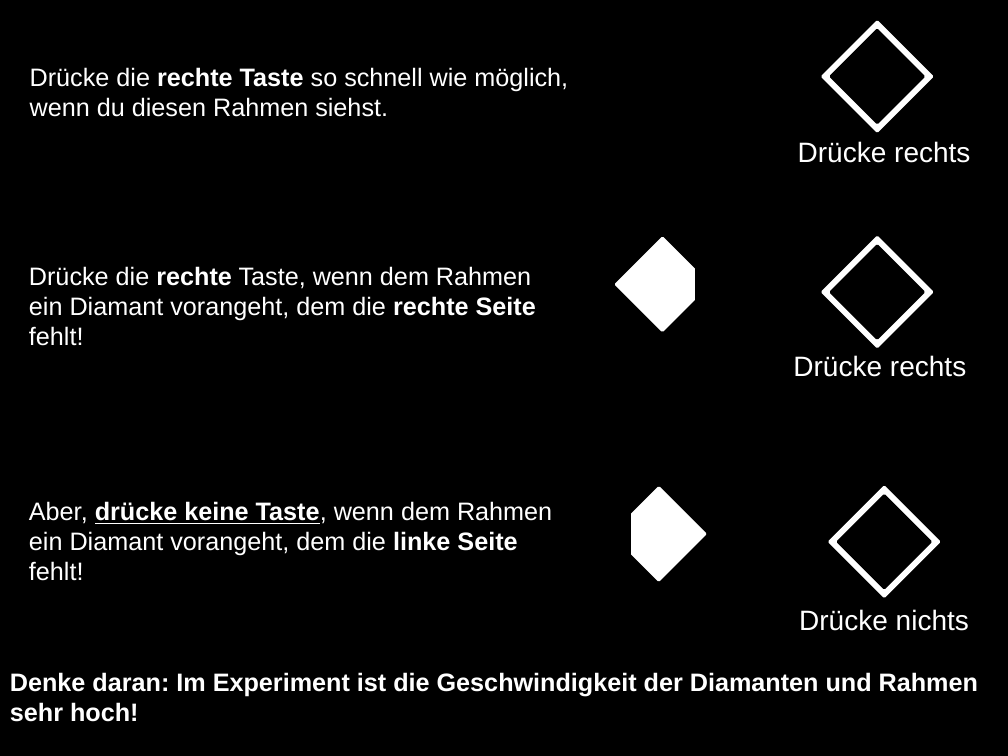
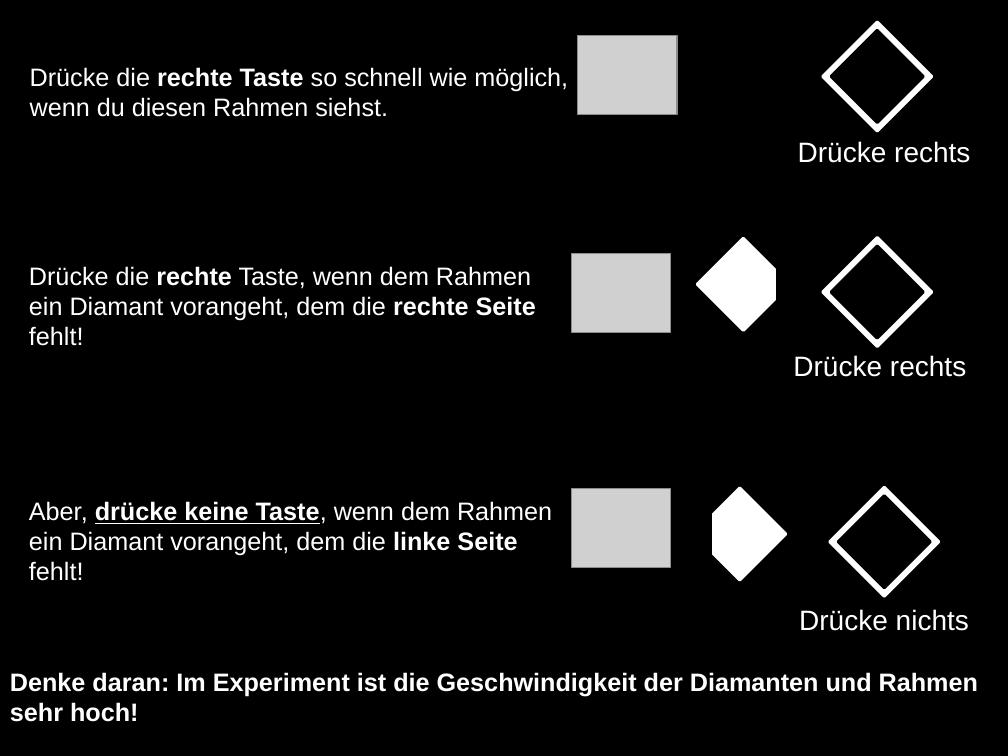
Before and after one commit to real-time-fmri-usz/Go-NoGoTask, a slide deck: slide 1 of Instruction_de_right_go.pptx. Drawn at 1008x756 pixels with LibreOffice and Linux fonts; fonts in the diff are those of the drawing; grey boxes stand for pictures. Boxes give left, top, right and bottom in pixels: in the first picture for what was removed or moved away, otherwise in the second. Text is boxed around its words. In the diff, an @@ line names an element or a change of style, - is before the commit and + after.

```diff
--- a/Instruction_de_right_go.pptx
+++ b/Instruction_de_right_go.pptx
@@ picture added at <box>578,36,676,115</box> @@
@@ 2 rectangles, 2 diamonds: place and size @@
-2 rectangles, 2 diamonds at <box>609,238,718,581</box>
+2 rectangles, 2 diamonds at <box>689,238,798,581</box>
@@ picture added at <box>572,254,670,333</box> @@
@@ picture added at <box>572,489,670,568</box> @@
```
Also in this commit, not shown: 3 other files.
